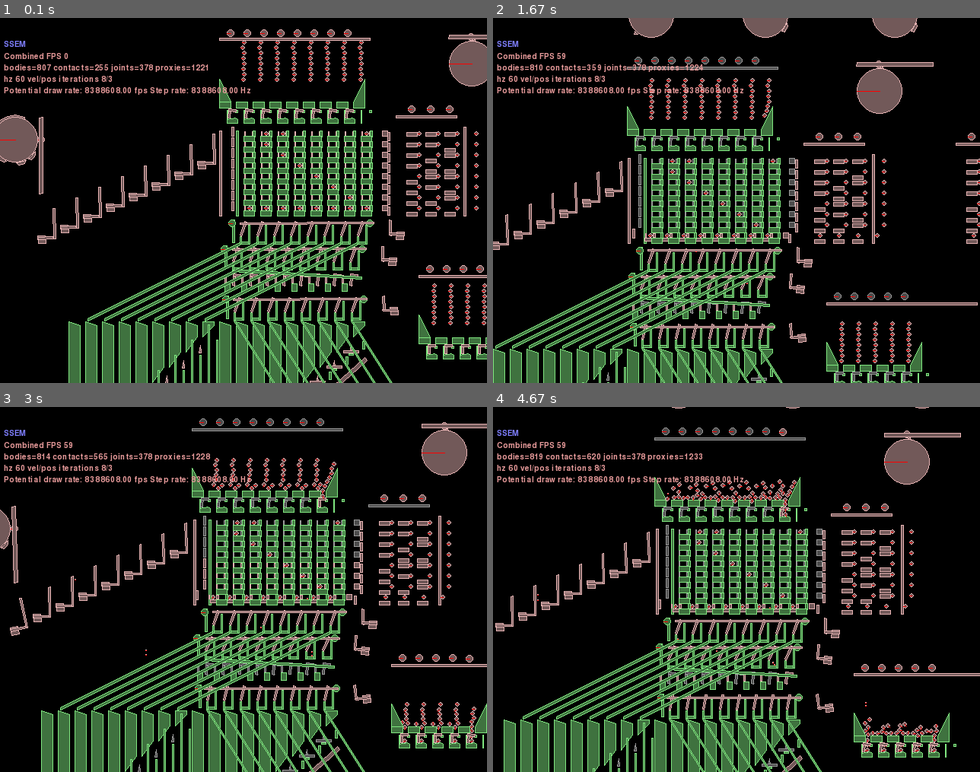
Above: before the commit, frames 1-4 (two rows, left to right).
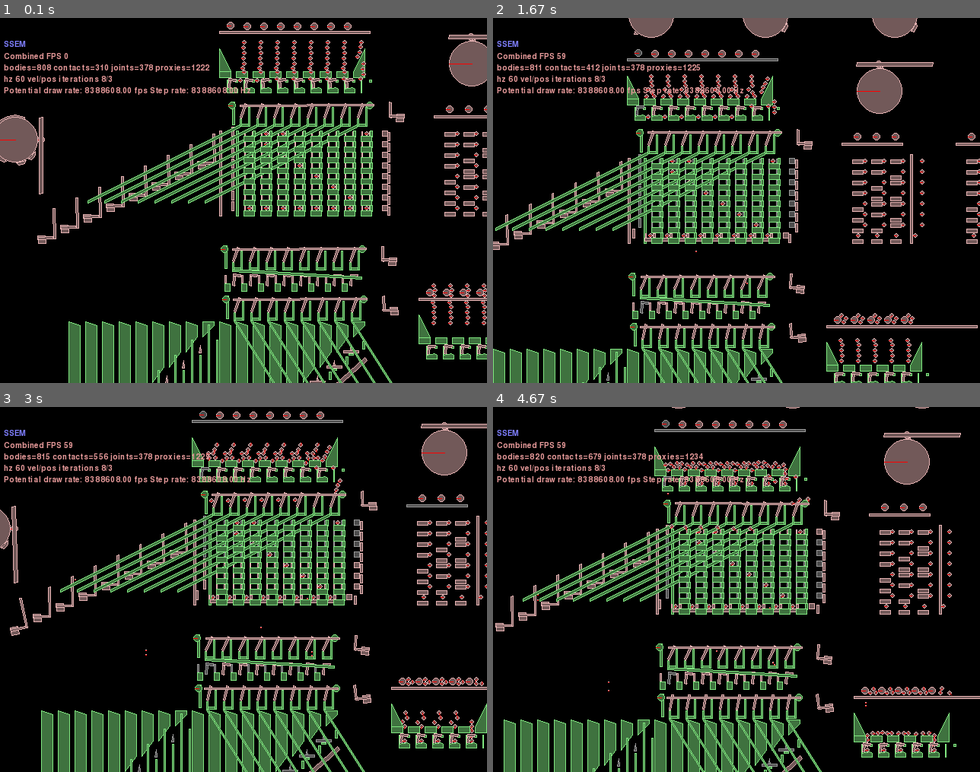
Above: after the commit, the same moments.

Repository: jmacarthur/box2d-ssem
Game: pygame game, started from main.py
Two runs of this game, one before a commit and one after it. Both use one fixed random seed, a clock stepped at 60 frames per second and the inputs below.
Inputs (mouse positions are in pixels of both pictures, inside the frame that each line leads up to):
- Up to frame 1 (0.1 s): no input
- Up to frame 2 (1.67 s): hold Right 0.33-0.8 s; move the mouse to (717, 215) at 0.37 s; hold Up 0.83-1.13 s; move the mouse to (736, 222) at 0.87 s; tap Space at 0.9, 1.23, 1.53 s; hold Right 1.17-1.63 s; move the mouse to (785, 280) at 1.2 s
- Up to frame 3 (3 s): hold Left 1.67-2.2 s; move the mouse to (92, 673) at 1.7 s; tap Space at 1.73, 2.03, 2.3, 2.97 s; hold Down 2.23-2.53 s; move the mouse to (301, 622) at 2.27 s; click (126, 516) at 2.62 s; hold Left from 2.9 s (still down); move the mouse to (68, 578) at 2.93 s
- Up to frame 4 (4.67 s): tap Space at 3.27, 3.4, 3.8, 4.1, 4.47 s; release Left at 3.3 s; hold Up 3.33-3.7 s; move the mouse to (736, 633) at 3.37 s; hold Right 3.73-4.37 s; move the mouse to (921, 728) at 3.77 s; hold Down from 4.4 s (still down); move the mouse to (668, 512) at 4.43 s

The runs differ from the first frame. In frame 1, 11% of the frame differs, in the area x 9-100%, y 1-93%; in frame 2, 13%; in frame 3, 12%; in frame 4, 13%, in the area x 6-100%, y 3-95%.

Commit message:
Move diverter 1 above the memory

Diff:
--- a/main.py
+++ b/main.py
@@ -31,8 +31,8 @@
 pitch = 22
 follower_spacing = 14
 
-# Instruction format: least significant 5 bits are address; top 3 bits are instruction.
-# Instructions are :
+# Instruction format for the 8-bit machine: least significant 5 bits are address; top 3 bits are instruction.
+# Instructions are:
 JMP = 0
 JRP = 1
 LDN = 2
@@ -59,7 +59,6 @@
 
 class Memory (Framework):
     name = "SSEM"
-
 
     def vertical_rotating_bar(self, xpos, ypos, height, attachment_body, support_sep=50):
         if bar_gate_raisers:
@@ -272,7 +271,7 @@
         height = 8
         crank_offset = pitch-10
         crank_y = 19
-
+        injector_bar_height = 90
         for c in range(0,columns):
             divider_height = 8
             height2 =        8
@@ -292,14 +291,14 @@
             self.revolving_joint(bodyA=bellcrank, bodyB=attachment_body, anchor=anchorpos, friction=0)
             injector_crank_array.append((bellcrank, (anchorpos[0]+8,anchorpos[1])))
             # All-inject bar
-            raiser = self.add_dynamic_circle(xpos+c*pitch+15, ypos+130, radius=5, density=50.0)
+            raiser = self.add_dynamic_circle(xpos+c*pitch+15, ypos+injector_bar_height+10, radius=5, density=50.0)
             self.slide_joint(attachment_body, raiser, (0,1), 0,5, friction=0)
             self.world.CreateDistanceJoint(bodyA=bellcrank,
 	                              bodyB=raiser,
                                       anchorA=((anchorpos[0]+5)*self.scale,(anchorpos[1]-10)*self.scale),
 	                              anchorB=raiser.worldCenter,
 	                                   collideConnected=False)
-        raiser_bar = self.horizontal_rotating_bar(xpos,ypos+120, pitch*9, attachment_body, support_sep=pitch*8)
+        raiser_bar = self.horizontal_rotating_bar(xpos,ypos+injector_bar_height, pitch*9, attachment_body, support_sep=pitch*8)
 
         for c in range(0,columns+1):
 
@@ -400,7 +399,7 @@
 
         self.memory_followers = []
         self.memory_selectors = []
-        (selector_holdoff, follower_holdoff) = self.add_row_decoder(xpos, ypos, groundBody, self.memory_followers, self.memory_selectors)
+        (selector_holdoff, follower_holdoff) = self.add_row_decoder(xpos+50, ypos, groundBody, self.memory_followers, self.memory_selectors)
 
         # Rods which connect row selectors to ejectors
         for r in range(0,memory_rows):
@@ -715,10 +714,12 @@
             for i in range(0,8):
                 test_data = self.add_ball_bearing(22*i+r%2,180+7*r,0)
         self.injector_cranks = []
-        main_injector_raiser = self.injector(-32,110, groundBody, injector_crank_array=self.injector_cranks)
+        main_injector_raiser = self.injector(-32,150, groundBody, injector_crank_array=self.injector_cranks)
+
+        accumulator_diverter_lever = self.diverter_set(-5,130, groundBody, slope_x=-200) # Diverter 1. Splits to subtractor reader.
+
         (memory_selector_holdoff, memory_follower_holdoff) = self.memory_module(0,0, groundBody)
         self.upper_regenerators = []
-        accumulator_diverter_lever = self.diverter_set(-5,-25, groundBody, slope_x=-200) # Diverter 1. Splits to subtractor reader.
         discard_lever_2 = self.diverter_set(-15,-59, groundBody, discard=True) # Diverter 2a. Discard reader-pulse data.
         discard_lever_1 = self.diverter_set(-200,-359, groundBody, discard=True) # Diverter 2b. Discard main data from accumulator.
         upper_regen_control = self.regenerator(-14,-87, groundBody, self.upper_regenerators) # Regenerator 1. For regenning anything read from memory.
@@ -743,7 +744,9 @@
         gutter_vertices = translate_polygon(gutter_vertices, -20, -420)
         gutter = self.add_static_polygon(gutter_vertices)
 
-        self.add_static_polygon([ (-300,-600),(500,-600), (500,-610), (-300,-610)])
+        self.add_static_polygon([ (-300,-600),(500,-550), (500,-610), (-300,-610)])
+        self.add_static_polygon([ (-400,-550),(-310,-600), (-310,-610), (-400,-610)])
+
         wall_vertices = [ (0,-500), (0,-430), (10,-430), (10,-500) ]
         self.add_static_polygon(wall_vertices)
         wall_vertices = translate_polygon(wall_vertices, -300, 0)
